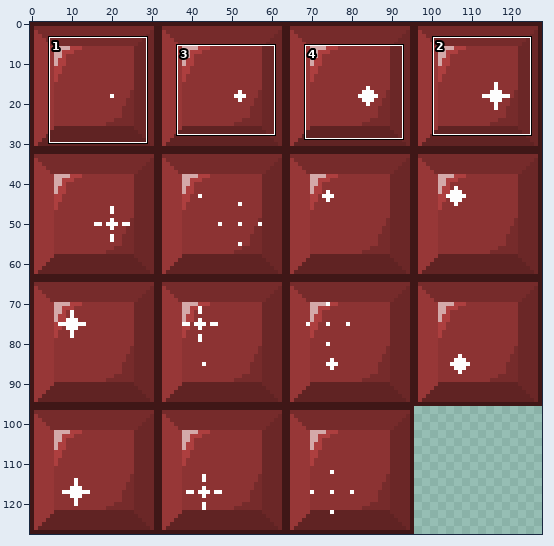
File history of a sprite sheet, Assets/Art/RedShine.png. The picture above shows the old version from afar; the outline marks the close-up.
Close-up. Old version:
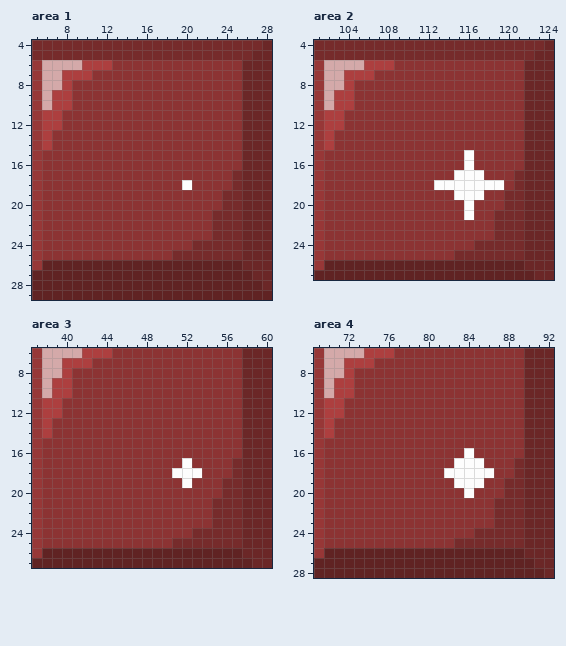
The file is 128x128 pixels. Shown: area 1: x 5..28, y 4..29; area 2: x 101..124, y 4..27; area 3: x 37..60, y 6..27; area 4: x 69..92, y 6..28. The commit also changed other parts of the picture, which this record leaves out.
The same view after the edit:
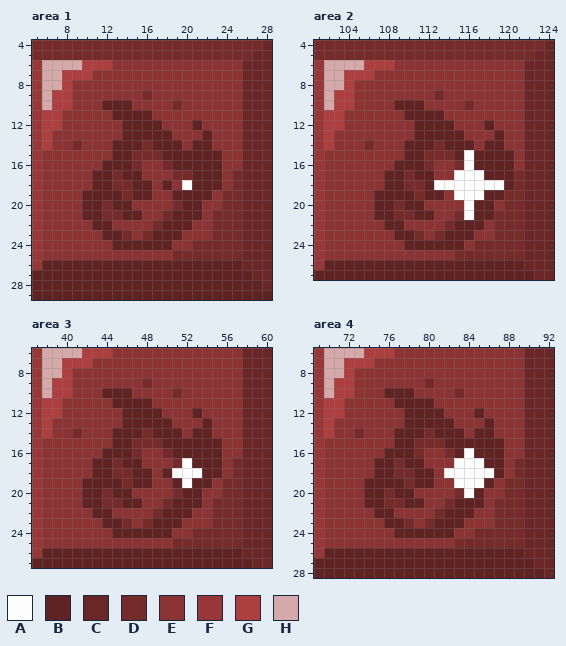
Palette (. is transparent): A #fdfdfd  B #602323  C #6b2727  D #762b2b  E #8c3333  F #973737  G #ad3f3f  H #d4a9a9
What changed:
--- area 1
@@ x 5..28 @@
  8 FHHGEEEEEEEEEEEEEEEEECCC
- 9 FHGGEEEEEEEEEEEEEEEEECCC
-10 FHGGEEEEEEEEEEEEEEEEECCC
-11 FGGEEEEEEEEEEEEEEEEEECCC
-12 FGGEEEEEEEEEEEEEEEEEECCC
-13 FGEEEEEEEEEEEEEEEEEEECCC
-14 FGEEEEEEEEEEEEEEEEEEECCC
-15 FEEEEEEEEEEEEEEEEEEEECCC
-16 FEEEEEEEEEEEEEEEEEEEECCC
-17 FEEEEEEEEEEEEEEEEEEEDCCC
-18 FEEEEEEEEEEEEEEAEEEEDCCC
-19 FEEEEEEEEEEEEEEEEEEDDCCC
-20 FEEEEEEEEEEEEEEEEEEDDCCC
-21 FEEEEEEEEEEEEEEEEEDDDCCC
-22 FEEEEEEEEEEEEEEEEEDDDCCC
-23 FEEEEEEEEEEEEEEEEEDDDCCC
-24 FEEEEEEEEEEEEEEEDDDDDCCC
+ 9 FHGGEEEEEEEDEEEEEEEEECCC
+10 FHGGEEEBBBEEEEDEEEEEECCC
+11 FGGEEEEEBBBBEEEEEEEEECCC
+12 FGGEEEEEEBBBBEEEBEEEECCC
+13 FGEEEEEEEBBBBBEEEBEEECCC
+14 FGEEDEEEBBBDBBBEBBEEECCC
+15 FEEEEEEEBBDDDBBBBBBEECCC
+16 FEEEEEEBBBDEEDBBBBBEECCC
+17 FEEEEEBBDBBEEEDDBBBEDCCC
+18 FEEEEEBBDDBBEBEABBBEDCCC
+19 FEEEEBBBBDBBEEBBBBEDDCCC
+20 FEEEEBBDBBEEEEDBBEEDDCCC
+21 FEEEEBBDDBBEEDBBBEDDDCCC
+22 FEEEEEBBEEEEDBBBEEDDDCCC
+23 FEEEEEEBBDEDBBBEEEDDDCCC
+24 FEEEEEEEBBBBBBEEDDDDDCCC
 25 FEEEEEEEEEEEEEDDDDDDDCCC
--- area 2
@@ x 101..124 @@
  8 FHHGEEEEEEEEEEEEEEEEECCC
- 9 FHGGEEEEEEEEEEEEEEEEECCC
-10 FHGGEEEEEEEEEEEEEEEEECCC
-11 FGGEEEEEEEEEEEEEEEEEECCC
-12 FGGEEEEEEEEEEEEEEEEEECCC
-13 FGEEEEEEEEEEEEEEEEEEECCC
-14 FGEEEEEEEEEEEEEEEEEEECCC
-15 FEEEEEEEEEEEEEEAEEEEECCC
-16 FEEEEEEEEEEEEEEAEEEEECCC
-17 FEEEEEEEEEEEEEAAAEEEDCCC
-18 FEEEEEEEEEEEAAAAAAAEDCCC
-19 FEEEEEEEEEEEEEAAAEEDDCCC
-20 FEEEEEEEEEEEEEEAEEEDDCCC
-21 FEEEEEEEEEEEEEEAEEDDDCCC
-22 FEEEEEEEEEEEEEEEEEDDDCCC
-23 FEEEEEEEEEEEEEEEEEDDDCCC
-24 FEEEEEEEEEEEEEEEDDDDDCCC
+ 9 FHGGEEEEEEEEDEEEEEEEECCC
+10 FHGGEEEEBBBEEEEDEEEEECCC
+11 FGGEEEEEEBBBBEEEEEEEECCC
+12 FGGEEEEEEEBBBBEEEBEEECCC
+13 FGEEEEEEEEBBBBBEEEBEECCC
+14 FGEEEDEEEBBBDBBBEBBEECCC
+15 FEEEEEEEEBBDDDBABBBBECCC
+16 FEEEEEEEBBBDEEDABBBBECCC
+17 FEEEEEEBBDBBEEAAABBBDCCC
+18 FEEEEEEBBDDBAAAAAAABDCCC
+19 FEEEEEBBBBDBBEAAABBDDCCC
+20 FEEEEEBBDBBEEEEABBEDDCCC
+21 FEEEEEBBDDBBEEDABBDDDCCC
+22 FEEEEEEBBEEEEDBBBEDDDCCC
+23 FEEEEEEEBBDEDBBBEEDDDCCC
+24 FEEEEEEEEBBBBBBEDDDDDCCC
 25 FEEEEEEEEEEEEEDDDDDDDCCC
--- area 3
@@ x 37..60 @@
  8 FHHGEEEEEEEEEEEEEEEEECCC
- 9 FHGGEEEEEEEEEEEEEEEEECCC
-10 FHGGEEEEEEEEEEEEEEEEECCC
-11 FGGEEEEEEEEEEEEEEEEEECCC
-12 FGGEEEEEEEEEEEEEEEEEECCC
-13 FGEEEEEEEEEEEEEEEEEEECCC
-14 FGEEEEEEEEEEEEEEEEEEECCC
-15 FEEEEEEEEEEEEEEEEEEEECCC
-16 FEEEEEEEEEEEEEEEEEEEECCC
-17 FEEEEEEEEEEEEEEAEEEEDCCC
-18 FEEEEEEEEEEEEEAAAEEEDCCC
-19 FEEEEEEEEEEEEEEAEEEDDCCC
-20 FEEEEEEEEEEEEEEEEEEDDCCC
-21 FEEEEEEEEEEEEEEEEEDDDCCC
-22 FEEEEEEEEEEEEEEEEEDDDCCC
-23 FEEEEEEEEEEEEEEEEEDDDCCC
-24 FEEEEEEEEEEEEEEEDDDDDCCC
+ 9 FHGGEEEEEEEDEEEEEEEEECCC
+10 FHGGEEEBBBEEEEDEEEEEECCC
+11 FGGEEEEEBBBBEEEEEEEEECCC
+12 FGGEEEEEEBBBBEEEBEEEECCC
+13 FGEEEEEEEBBBBBEEEBEEECCC
+14 FGEEDEEEBBBDBBBEBBEEECCC
+15 FEEEEEEEBBDDDBBBBBBEECCC
+16 FEEEEEEBBBDEEDBBBBBEECCC
+17 FEEEEEBBDBBEEEDABBBEDCCC
+18 FEEEEEBBDDBBEBAAABBEDCCC
+19 FEEEEBBBBDBBEEBABBEDDCCC
+20 FEEEEBBDBBEEEEDBBEEDDCCC
+21 FEEEEBBDDBBEEDBBBEDDDCCC
+22 FEEEEEBBEEEEDBBBEEDDDCCC
+23 FEEEEEEBBDEDBBBEEEDDDCCC
+24 FEEEEEEEBBBBBBEEDDDDDCCC
 25 FEEEEEEEEEEEEEDDDDDDDCCC
--- area 4
@@ x 69..92 @@
  8 FHHGEEEEEEEEEEEEEEEEECCC
- 9 FHGGEEEEEEEEEEEEEEEEECCC
-10 FHGGEEEEEEEEEEEEEEEEECCC
-11 FGGEEEEEEEEEEEEEEEEEECCC
-12 FGGEEEEEEEEEEEEEEEEEECCC
-13 FGEEEEEEEEEEEEEEEEEEECCC
-14 FGEEEEEEEEEEEEEEEEEEECCC
-15 FEEEEEEEEEEEEEEEEEEEECCC
-16 FEEEEEEEEEEEEEEAEEEEECCC
-17 FEEEEEEEEEEEEEAAAEEEDCCC
-18 FEEEEEEEEEEEEAAAAAEEDCCC
-19 FEEEEEEEEEEEEEAAAEEDDCCC
-20 FEEEEEEEEEEEEEEAEEEDDCCC
-21 FEEEEEEEEEEEEEEEEEDDDCCC
-22 FEEEEEEEEEEEEEEEEEDDDCCC
-23 FEEEEEEEEEEEEEEEEEDDDCCC
-24 FEEEEEEEEEEEEEEEDDDDDCCC
+ 9 FHGGEEEEEEEDEEEEEEEEECCC
+10 FHGGEEEBBBEEEEDEEEEEECCC
+11 FGGEEEEEBBBBEEEEEEEEECCC
+12 FGGEEEEEEBBBBEEEBEEEECCC
+13 FGEEEEEEEBBBBBEEEBEEECCC
+14 FGEEDEEEBBBDBBBEBBEEECCC
+15 FEEEEEEEBBDDDBBBBBBEECCC
+16 FEEEEEEBBBDEEDBABBBEECCC
+17 FEEEEEBBDBBEEEAAABBEDCCC
+18 FEEEEEBBDDBBEAAAAABEDCCC
+19 FEEEEBBBBDBBEEAAABEDDCCC
+20 FEEEEBBDBBEEEEDABEEDDCCC
+21 FEEEEBBDDBBEEDBBBEDDDCCC
+22 FEEEEEBBEEEEDBBBEEDDDCCC
+23 FEEEEEEBBDEDBBBEEEDDDCCC
+24 FEEEEEEEBBBBBBEEDDDDDCCC
 25 FEEEEEEEEEEEEEDDDDDDDCCC
Where, in picture pixels (left, top, right, bottom), the same in both close-ups:
changed: (72, 90, 222, 250)
changed: (364, 90, 514, 250)
changed: (72, 378, 222, 538)
changed: (354, 378, 504, 538)
